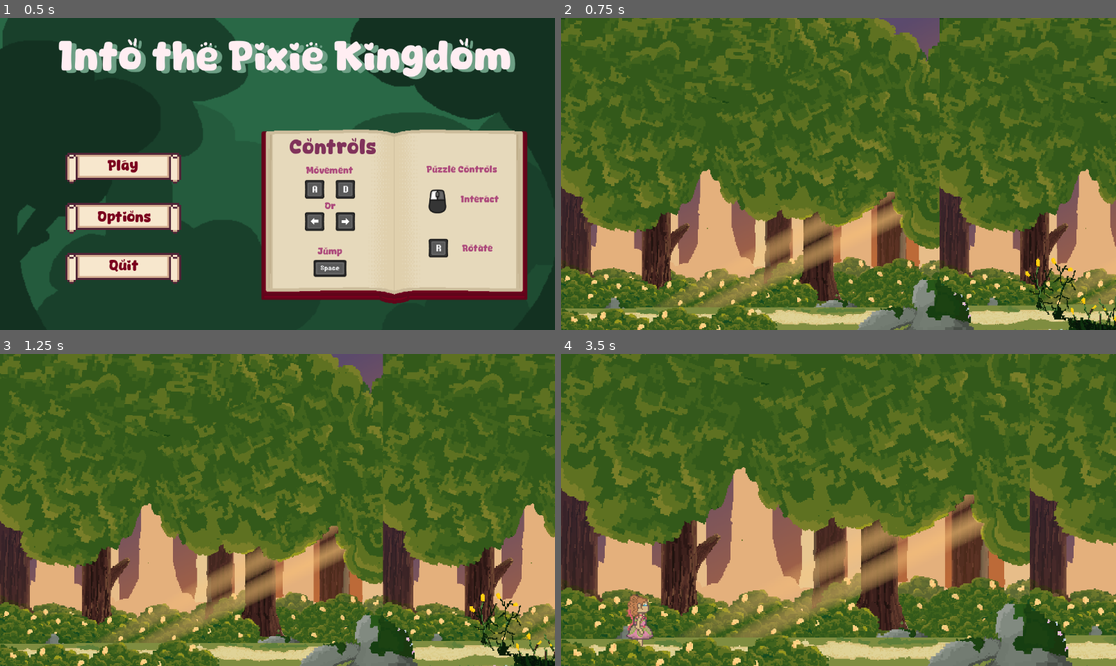
Above: before the commit, frames 1-4 (two rows, left to right).
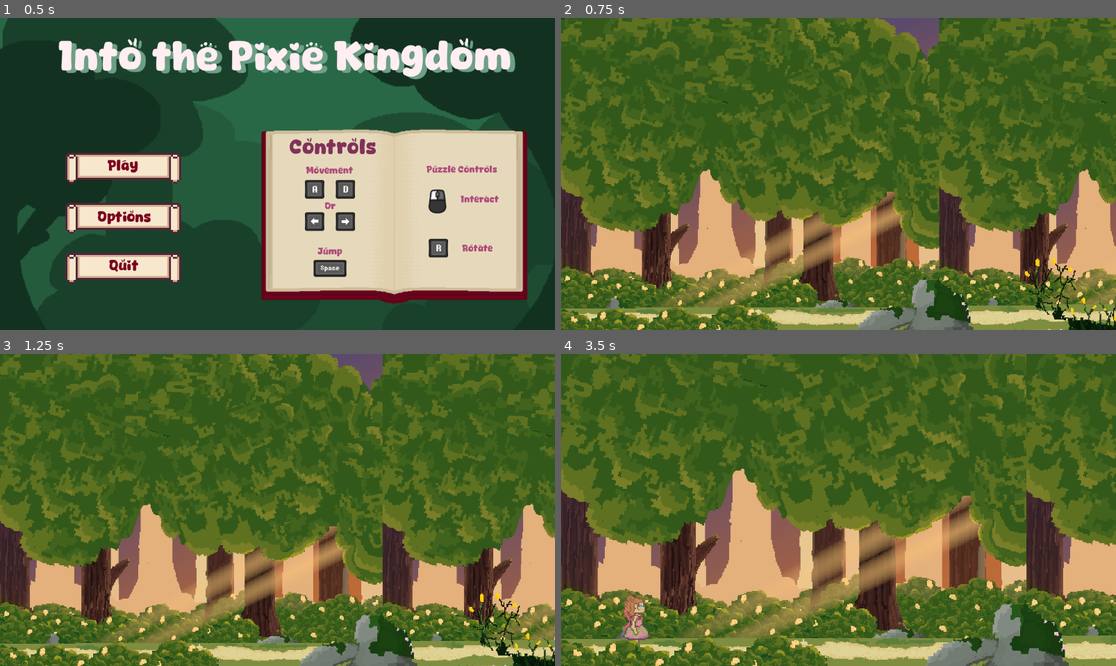
Above: after the commit, the same moments.

Repository: AlexReidNZ/Into-The-Pixie-Kingdom
Game: Godot game, scene res://Scenes/Levels/level_1.tscn
Two runs of this game, one before a commit and one after it. Both use one fixed random seed, a clock stepped at 60 frames per second and the inputs below. The engine's default icon, where the game draws it, is replaced by a stand-in: a white triangle on a blue panel in a dark square. Video files are missing from this copy of the repository; at most half a second of black plays in their place.
Inputs (mouse positions are in pixels of both pictures, inside the frame that each line leads up to):
- Up to frame 1 (0.5 s): no input
- Up to frame 2 (0.75 s): click "Play" at 0.5 s
- Up to frame 3 (1.25 s): no input
- Up to frame 4 (3.5 s): tap Enter (ui_accept) at 1.25 s; move the mouse to (960, 494) at 1.27 s; press the mouse at (960, 494) at 1.28 s; hold Right (move_right) 1.28-2.78 s; tap Space (jump) at 1.52, 2.27 s; move the mouse to (727, 525) at 2.02 s; release the mouse at (727, 525) at 2.03 s; tap R (rotate puzzle piece) at 2.1 s; move the mouse to (894, 441) at 2.77 s; hold Left (move_left) from 2.78 s (still down); hold Shift (run) from 2.78 s (still down)

Frame 1 is identical in both runs. In frame 2, 1.4% of the frame differs, in the area x 0-100%, y 0-100%; in frame 3, 5.5%; in frame 4, 16%.

Commit message:
feat(cutscene): intro animatic

Diff:
--- a/Scenes/Levels/level_1.tscn
+++ b/Scenes/Levels/level_1.tscn
@@ -1,6 +1,7 @@
-[gd_scene load_steps=68 format=3 uid="uid://ceia108gqkgrh"]
+[gd_scene load_steps=69 format=3 uid="uid://ceia108gqkgrh"]
 
 [ext_resource type="PackedScene" uid="uid://b6srab5ljjrdi" path="res://Scenes/pause_menu.tscn" id="1_tt3mb"]
+[ext_resource type="VideoStream" path="res://itpk animatic.ogv" id="2_ghah1"]
 [ext_resource type="Texture2D" uid="uid://cmpfh3mh4vjiq" path="res://Sprites/Ivy Path Backgrounds/Background.png" id="2_ji2qm"]
 [ext_resource type="PackedScene" uid="uid://boc6l1kkktvup" path="res://player/player.tscn" id="3_i2w1q"]
 [ext_resource type="Texture2D" uid="uid://ca56kg7jr5m0y" path="res://Sprites/icon.svg" id="4_srh1p"]
@@ -285,6 +286,18 @@
 
 [node name="CanvasLayer" type="CanvasLayer" parent="."]
 
+[node name="Animatic" type="VideoStreamPlayer" parent="CanvasLayer"]
+anchors_preset = 15
+anchor_right = 1.0
+anchor_bottom = 1.0
+grow_horizontal = 2
+grow_vertical = 2
+size_flags_horizontal = 4
+size_flags_vertical = 4
+mouse_filter = 2
+stream = ExtResource("2_ghah1")
+expand = true
+
 [node name="PauseMenu" parent="CanvasLayer" node_paths=PackedStringArray("game_end_trigger") instance=ExtResource("1_tt3mb")]
 visible = false
 game_end_trigger = NodePath("../../GameEndTrigger")
@@ -588,9 +601,10 @@
 [node name="Click" type="AudioStreamPlayer" parent="UIAudio"]
 stream = ExtResource("26_6qdgh")
 
-[node name="CutsceneController" type="Node" parent="." node_paths=PackedStringArray("left_boundary", "lamina", "hedera", "mystery_speaker")]
+[node name="CutsceneController" type="Node" parent="." node_paths=PackedStringArray("animatic", "left_boundary", "lamina", "hedera", "mystery_speaker")]
 unique_name_in_owner = true
 script = ExtResource("38_wtp3f")
+animatic = NodePath("../CanvasLayer/Animatic")
 left_boundary = NodePath("../Boundary")
 lamina = NodePath("../Lamina")
 hedera = NodePath("../Hedera")
--- a/Scripts/cutscene_controller.gd
+++ b/Scripts/cutscene_controller.gd
@@ -2,6 +2,7 @@
 class_name CutsceneController
 
 
+@export var animatic: VideoStreamPlayer
 @export var left_boundary: StaticBody2D
 @export var lamina: NPC
 @export var hedera: NPC
@@ -26,6 +27,9 @@
 	lamina.visible = false
 	hedera.visible = false
 	mystery_speaker.global_position = Vector2(260, 260)
+
+	animatic.play()
+	await animatic.finished
 
 	# walk on screen
 	tween_property(camera, "zoom", Vector2(3, 3), 6)
Not shown, added: itpk animatic.mp4
Not shown, added: itpk animatic.ogv
